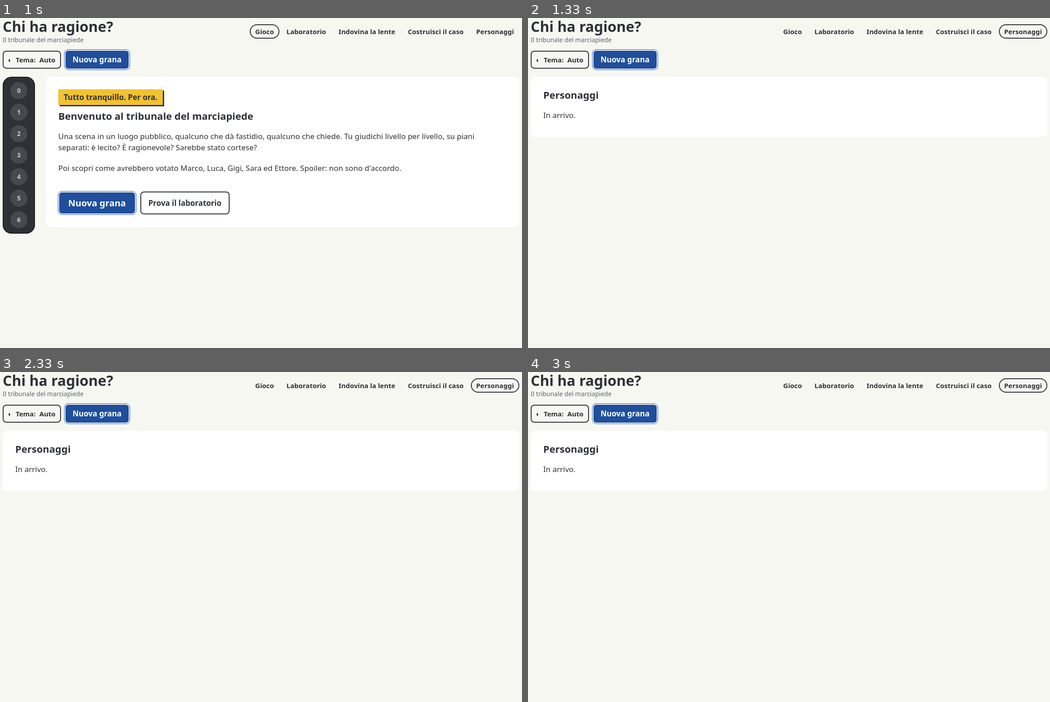
Above: before the commit, frames 1-4 (two rows, left to right).
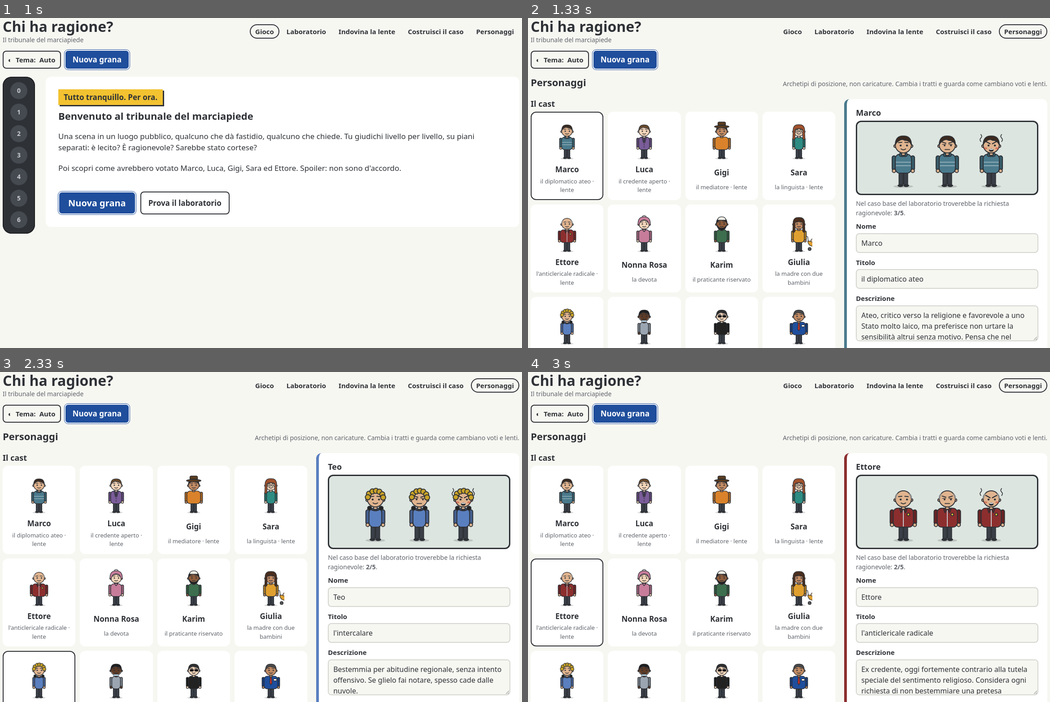
Above: after the commit, the same moments.

Repository: AngeloChecked/il-gioco-del-chi-ha-ragione
Game: browser game, page index.html
Same seed, same stepped clock (60 frames per second), same inputs: the game is played once before the commit and once after it.
Inputs (mouse positions are in pixels of both pictures, inside the frame that each line leads up to):
- Up to frame 1 (1 s): click (261, 123) at 0.27 s
- Up to frame 2 (1.33 s): click "Personaggi" at 1.27 s
- Up to frame 3 (2.33 s): tap Enter at 1.52 s; click (36, 695) at 2.02 s, where only the run after the commit has a clickable "Teo l'intercalare"
- Up to frame 4 (3 s): click (564, 603) at 2.77 s, where only the run after the commit has a clickable "Ettore l'anticlericale radica…"

Frame 1 is identical in both runs. In frame 2, 14% of the frame differs, in the area x 0-100%, y 18-100%; in frame 3, 14%; in frame 4, 14%.

Commit message:
feat: character editor with persistence
- cast list, text fields, 8 trait sliders, exasperate, appearance,
  live preview and example vote; duplicate, new, delete, restore
- edited characters feed new games and lenses
- e2e: reload persistence, lens change, duplicates in games; AC8 green

Co-Authored-By: Claude Opus 5.5 (1M context) <noreply@anthropic.com>

Diff:
--- a/index.html
+++ b/index.html
@@ -1904,7 +1904,7 @@
     laboratorio: () => `<div class="colonna"><section class="intro"><h2>Laboratorio</h2><p>In arrivo.</p></section></div>`,
     indovina: () => `<div class="colonna"><section class="intro"><h2>Indovina la lente</h2><p>In arrivo.</p></section></div>`,
     costruisci: () => `<div class="colonna"><section class="intro"><h2>Costruisci il caso</h2><p>In arrivo.</p></section></div>`,
-    personaggi: () => `<div class="colonna"><section class="intro"><h2>Personaggi</h2><p>In arrivo.</p></section></div>`,
+    personaggi: () => vistaPersonaggi(),
   };
 
   function render() {
@@ -1970,6 +1970,146 @@
   };
   const AZIONI_ESTERNE = {};
 
+  const editor = { sel: null };
+  const PELLI = ["#F1D3B8", "#E0B48F", "#C08A63", "#8E5C3C", "#5E3B26"];
+  const CORPI = ["esile", "media", "robusta"];
+  const NOMI_DISTINTIVI = { maglione: "Maglione", giacca: "Giacca", cappello: "Cappello", occhiali: "Occhiali", giubbotto: "Giubbotto", foulard: "Foulard", kufi: "Kufi e barba", passeggino: "Passeggino", cuffie: "Cuffie", mascherina: "Mascherina", occhiali_sole: "Occhiali da sole", badge: "Badge e cravatta", nessuno: "Nessuno" };
+  const idPredefiniti = new Set(M.PERSONAGGI.map(p => p.id));
+  const pgSelezionato = () => pgPerId(editor.sel) || personaggi[0];
+
+  function idUnico(base) {
+    let n = 2, id = `${base}-${n}`;
+    while (pgPerId(id)) id = `${base}-${++n}`;
+    return id;
+  }
+
+  function votoEsempio(p) {
+    const sit = M.costruisciSituazione({}, opz());
+    return M.votoPrevisto(p, sit, "richiesta_ragionevole", []);
+  }
+
+  function anteprimaHTML(p) {
+    return ["calmo", "infastidito", "arrabbiato"].map(e => A.avatarSVG(p, { espressione: e })).join("");
+  }
+
+  function vistaPersonaggi() {
+    const p = pgSelezionato();
+    editor.sel = p.id;
+    const eliminabile = !idPredefiniti.has(p.id) && personaggi.filter(x => x.ruolo !== "terzo").length > 3;
+    const opzioni = (lista, valore) => lista.map(([v, et]) => `<option value="${esc(v)}"${String(v) === String(valore) ? " selected" : ""}>${esc(et)}</option>`).join("");
+    const av = { corpo: 1, distintivo: "nessuno", colore: "#888888", pelle: PELLI[1], capelli: "#3B2A20", taglio: "corti", ...p.avatar };
+    return `<div class="colonna">
+      <div class="intestazione-scena"><h2>Personaggi</h2><p class="nota">Archetipi di posizione, non caricature. Cambia i tratti e guarda come cambiano voti e lenti.</p></div>
+      <div class="griglia-2">
+        <section aria-labelledby="titolo-elenco">
+          <h3 id="titolo-elenco">Il cast</h3>
+          <div class="schede-pg" data-testid="editor-elenco">${personaggi.map(x => `<button type="button" class="scheda-pg" data-testid="editor-personaggio" data-id="${esc(x.id)}" data-azione="seleziona-pg" aria-pressed="${x.id === p.id}">${A.avatarSVG(x)}<b data-nome-di="${esc(x.id)}">${esc(x.nome)}</b><span class="titolo">${esc(x.titolo || "")}${x.principale ? " · lente" : ""}${x.ruolo === "terzo" ? " · arbitro" : ""}</span></button>`).join("")}</div>
+          <div class="pulsanti" style="margin-top:12px">
+            <button type="button" class="btn btn-sec" data-azione="pg-nuovo" data-testid="editor-nuovo">+ Nuovo personaggio</button>
+            <button type="button" class="btn btn-sec" data-azione="pg-ripristina" data-testid="editor-ripristina">Ripristina predefiniti</button>
+          </div>
+        </section>
+        <section class="scheda" data-testid="editor" aria-labelledby="titolo-editor" style="border-left-color:${esc(av.colore)}">
+          <h3 id="titolo-editor" data-nome-di="${esc(p.id)}">${esc(p.nome)}</h3>
+          <div class="anteprima" data-testid="editor-anteprima" aria-label="Anteprima di ${esc(p.nome)}">${anteprimaHTML(p)}</div>
+          <p class="nota" data-testid="editor-esempio" style="margin-top:8px">Nel caso base del laboratorio troverebbe la richiesta ragionevole: <b>${votoEsempio(p)}/5</b>.</p>
+          <div class="campi">
+            <div class="campo"><label for="ed-nome">Nome</label><input id="ed-nome" type="text" maxlength="30" data-editor="nome" data-testid="editor-nome" value="${esc(p.nome)}"></div>
+            <div class="campo"><label for="ed-titolo">Titolo</label><input id="ed-titolo" type="text" maxlength="40" data-editor="titolo" value="${esc(p.titolo || "")}"></div>
+            <div class="campo"><label for="ed-descr">Descrizione</label><textarea id="ed-descr" maxlength="400" data-editor="descrizione">${esc(p.descrizione || "")}</textarea></div>
+            <div class="campo"><label for="ed-lente">Lente (come giudica)</label><input id="ed-lente" type="text" maxlength="120" data-editor="lente" data-testid="editor-lente" value="${esc(p.lente || "")}"></div>
+            <h3 style="margin-top:8px">Tratti</h3>
+            ${M.TRATTI.map(k => `<div class="cursore"><label for="ed-${k}">${esc(M.NOMI_TRATTI[k])}</label><input id="ed-${k}" type="range" min="0" max="1" step="0.01" value="${p.tratti[k]}" data-tratto="${k}" data-testid="editor-tratto"><output for="ed-${k}" data-out="${k}">${(+p.tratti[k]).toFixed(2)}</output></div>`).join("")}
+            <div class="cursore"><label for="ed-esaspera">Esaspera (amplifica i tratti distintivi)</label><input id="ed-esaspera" type="range" min="0.5" max="1.5" step="0.05" value="${p.esasperazione ?? 1}" data-editor="esasperazione" data-testid="editor-esaspera"><output for="ed-esaspera" data-out="esasperazione">×${(+(p.esasperazione ?? 1)).toFixed(2)}</output></div>
+            <h3 style="margin-top:8px">Aspetto</h3>
+            <div class="campo"><label for="ed-corpo">Corporatura</label><select id="ed-corpo" data-avatar="corpo">${opzioni(CORPI.map((c, i) => [i, c]), av.corpo)}</select></div>
+            <div class="campo"><label for="ed-dist">Elemento distintivo</label><select id="ed-dist" data-avatar="distintivo">${opzioni(A.DISTINTIVI.map(d => [d, NOMI_DISTINTIVI[d]]), av.distintivo)}</select></div>
+            <div class="campo"><label for="ed-taglio">Capelli</label><select id="ed-taglio" data-avatar="taglio">${opzioni(A.TAGLI.map(t => [t, t]), av.taglio)}</select></div>
+            <div class="campo"><label for="ed-pelle">Carnagione</label><select id="ed-pelle" data-avatar="pelle">${opzioni(PELLI.map((c, i) => [c, `tono ${i + 1}`]), av.pelle)}</select></div>
+            <div class="campo"><label for="ed-colore">Colore vestito</label><input id="ed-colore" type="color" data-avatar="colore" value="${esc(av.colore)}"></div>
+            <div class="campo"><label for="ed-capelli">Colore capelli</label><input id="ed-capelli" type="color" data-avatar="capelli" value="${esc(av.capelli)}"></div>
+          </div>
+          <div class="pulsanti" style="margin-top:16px">
+            <button type="button" class="btn" data-azione="pg-duplica" data-testid="editor-duplica">Duplica</button>
+            ${eliminabile ? `<button type="button" class="btn btn-sec" data-azione="pg-elimina" data-testid="editor-elimina">Elimina</button>` : ""}
+          </div>
+        </section>
+      </div>
+    </div>`;
+  }
+
+  function aggiornaEditorInPlace(p) {
+    const ant = $("[data-testid=editor-anteprima]");
+    if (ant) ant.innerHTML = anteprimaHTML(p);
+    const card = $(`[data-testid=editor-personaggio][data-id="${CSS.escape(p.id)}"] svg`);
+    if (card) card.outerHTML = A.avatarSVG(p);
+    for (const el of $$(`[data-nome-di="${CSS.escape(p.id)}"]`)) el.textContent = p.nome;
+    const es = $("[data-testid=editor-esempio] b");
+    if (es) es.textContent = `${votoEsempio(p)}/5`;
+  }
+
+  function inputEditor(el) {
+    const p = pgSelezionato();
+    if (el.dataset.tratto) {
+      p.tratti[el.dataset.tratto] = Math.min(1, Math.max(0, parseFloat(el.value) || 0));
+      $(`[data-out="${el.dataset.tratto}"]`).textContent = p.tratti[el.dataset.tratto].toFixed(2);
+    } else if (el.dataset.editor === "esasperazione") {
+      p.esasperazione = Math.min(1.5, Math.max(0.5, parseFloat(el.value) || 1));
+      $(`[data-out="esasperazione"]`).textContent = `×${p.esasperazione.toFixed(2)}`;
+    } else if (el.dataset.editor) {
+      p[el.dataset.editor] = el.value;
+      if (el.dataset.editor === "nome" && !el.value.trim()) p.nome = "Senza nome";
+    } else if (el.dataset.avatar) {
+      p.avatar = { ...p.avatar, [el.dataset.avatar]: el.dataset.avatar === "corpo" ? +el.value : el.value };
+    }
+    salvaPersonaggi();
+    aggiornaEditorInPlace(p);
+  }
+
+  Object.assign(AZIONI, {
+    "seleziona-pg": el => { editor.sel = el.dataset.id; render(); $(`[data-testid=editor-personaggio][data-id="${CSS.escape(el.dataset.id)}"]`)?.focus(); },
+    "pg-duplica": () => {
+      const p = pgSelezionato();
+      const copia = { ...clona(p), id: idUnico(p.id), nome: `${p.nome} (copia)`.slice(0, 30), principale: false, ruolo: undefined };
+      delete copia.ruolo;
+      delete copia.vincoli;
+      personaggi.splice(personaggi.indexOf(p) + 1, 0, copia);
+      editor.sel = copia.id;
+      salvaPersonaggi();
+      render();
+      toast(`Creato ${copia.nome}.`);
+    },
+    "pg-nuovo": () => {
+      const nuovo = {
+        id: idUnico("nuovo"), nome: "Nuovo personaggio", titolo: "da definire", descrizione: "", lente: "Dipende.", esasperazione: 1, voce: null,
+        tratti: Object.fromEntries(M.TRATTI.map(k => [k, 0.5])),
+        avatar: { corpo: 1, distintivo: "nessuno", colore: "#6E8B3D", pelle: PELLI[2], capelli: "#2E2E2E", taglio: "corti" },
+      };
+      personaggi.push(nuovo);
+      editor.sel = nuovo.id;
+      salvaPersonaggi();
+      render();
+      $("[data-testid=editor-nome]")?.focus();
+    },
+    "pg-elimina": () => {
+      const p = pgSelezionato();
+      if (idPredefiniti.has(p.id) || personaggi.filter(x => x.ruolo !== "terzo").length <= 3) return;
+      personaggi = personaggi.filter(x => x !== p);
+      editor.sel = personaggi[0].id;
+      salvaPersonaggi();
+      render();
+      toast(`${p.nome} è uscito di scena.`);
+    },
+    "pg-ripristina": () => {
+      personaggi = predefiniti();
+      editor.sel = personaggi[0].id;
+      salva({ personaggi: undefined });
+      render();
+      toast("Cast ripristinato ai valori predefiniti.");
+    },
+  });
+
+
   document.addEventListener("click", e => {
     const el = e.target.closest("[data-azione]");
     if (!el || el.disabled || el.getAttribute("aria-disabled") === "true") return;
@@ -1977,6 +2117,7 @@
     if (fn) { e.preventDefault(); fn(el); }
   });
   document.addEventListener("input", e => {
+    if (e.target.closest("[data-testid=editor]") && (e.target.dataset.tratto || e.target.dataset.editor || e.target.dataset.avatar)) inputEditor(e.target);
     if (e.target.matches("[data-testid=voto-perche]")) {
       const c = $("[data-contatore]");
       if (c) c.textContent = `${e.target.value.length}/140`;
--- a/tests/e2e/accettazione.spec.mjs
+++ b/tests/e2e/accettazione.spec.mjs
@@ -3,7 +3,7 @@
 import { test, expect } from "@playwright/test";
 
 const suite = readFileSync(fileURLToPath(new URL("../suite.js", import.meta.url)), "utf8");
-const IN_SVILUPPO = ["AC7", "AC8"];
+const IN_SVILUPPO = ["AC7"];
 const API_COMPLETA = ["avanti", "vota", "simulaPercorso", "testiPercorso", "lenti", "dati", "resetStorage"];
 
 test("criteri di accettazione AC1-AC10 (tests/suite.js)", async ({ page }) => {
--- /dev/null
+++ b/tests/e2e/personaggi.spec.mjs
@@ -0,0 +1,75 @@
+import { test, expect, chr } from "./fixtures.mjs";
+
+test.beforeEach(async ({ page }) => {
+  await page.goto("/index.html#personaggi");
+  await chr(page, () => __CHR__.resetStorage());
+});
+
+test("elenco con tutti i personaggi e anteprima (AC8)", async ({ page }) => {
+  await expect(page.getByTestId("editor-personaggio")).toHaveCount(12);
+  await expect(page.getByTestId("editor-tratto")).toHaveCount(8);
+  await expect(page.getByTestId("editor-esaspera")).toBeVisible();
+  await expect(page.getByTestId("editor-anteprima").locator("svg")).toHaveCount(3);
+});
+
+test("modifica tratti e testi persiste dopo il reload", async ({ page }) => {
+  await page.locator("[data-testid=editor-personaggio][data-id=luca]").click();
+  await page.getByTestId("editor-nome").fill("Luca Bis");
+  await page.locator("[data-tratto=sensibilita_religiosa]").fill("0.12");
+  await page.getByTestId("editor-esaspera").fill("1.5");
+  await expect(page.locator("[data-testid=editor-personaggio][data-id=luca]")).toContainText("Luca Bis");
+  await page.reload();
+  await page.locator("[data-testid=editor-personaggio][data-id=luca]").click();
+  await expect(page.getByTestId("editor-nome")).toHaveValue("Luca Bis");
+  await expect(page.locator("[data-tratto=sensibilita_religiosa]")).toHaveValue("0.12");
+  await expect(page.getByTestId("editor-esaspera")).toHaveValue("1.5");
+});
+
+test("duplica, nuovo, elimina, ripristina", async ({ page }) => {
+  await page.locator("[data-testid=editor-personaggio][data-id=sara]").click();
+  await page.getByTestId("editor-duplica").click();
+  await expect(page.getByTestId("editor-personaggio")).toHaveCount(13);
+  await expect(page.getByTestId("editor-nome")).toHaveValue("Sara (copia)");
+  await page.getByTestId("editor-nuovo").click();
+  await expect(page.getByTestId("editor-personaggio")).toHaveCount(14);
+  await expect(page.getByTestId("editor-nome")).toBeFocused();
+  await page.getByTestId("editor-elimina").click();
+  await expect(page.getByTestId("editor-personaggio")).toHaveCount(13);
+  await page.locator("[data-testid=editor-personaggio][data-id=sara]").click();
+  await expect(page.getByTestId("editor-elimina")).toHaveCount(0);
+  await page.reload();
+  await expect(page.getByTestId("editor-personaggio")).toHaveCount(13);
+  await page.getByTestId("editor-ripristina").click();
+  await expect(page.getByTestId("editor-personaggio")).toHaveCount(12);
+  await page.reload();
+  await expect(page.getByTestId("editor-personaggio")).toHaveCount(12);
+});
+
+test("i tratti modificati cambiano le lenti in partita", async ({ page }) => {
+  const prima = await chr(page, () => { __CHR__.nuova(482913); return __CHR__.lenti(0, "appropriata").find(l => l.id === "ettore").valore; });
+  await page.goto("/index.html#personaggi");
+  await page.locator("[data-testid=editor-personaggio][data-id=ettore]").click();
+  for (const t of ["sensibilita_generica", "rispetto_contesto", "sensibilita_religiosa"]) await page.locator(`[data-tratto=${t}]`).fill("1");
+  const dopo = await chr(page, () => { __CHR__.nuova(482913); return __CHR__.lenti(0, "appropriata").find(l => l.id === "ettore").valore; });
+  expect(dopo).toBeLessThan(prima);
+});
+
+test("i personaggi duplicati compaiono nelle partite", async ({ page }) => {
+  await page.locator("[data-testid=editor-personaggio][data-id=dario]").click();
+  for (let i = 0; i < 3; i++) await page.getByTestId("editor-duplica").click();
+  const visto = await chr(page, () => {
+    for (let s = 1; s < 3000; s++) {
+      const sit = __CHR__.generaSituazione(s);
+      if ([sit.autore.id, sit.osservatore.id].some(id => id.startsWith("dario-"))) return true;
+    }
+    return false;
+  });
+  expect(visto).toBe(true);
+});
+
+test("cambio aspetto aggiorna l'anteprima", async ({ page }) => {
+  await page.locator("[data-testid=editor-personaggio][data-id=marco]").click();
+  const prima = await page.getByTestId("editor-anteprima").innerHTML();
+  await page.locator("[data-avatar=distintivo]").selectOption("cappello");
+  await expect.poll(() => page.getByTestId("editor-anteprima").innerHTML()).not.toBe(prima);
+});
Not shown, changed: TODO.md
